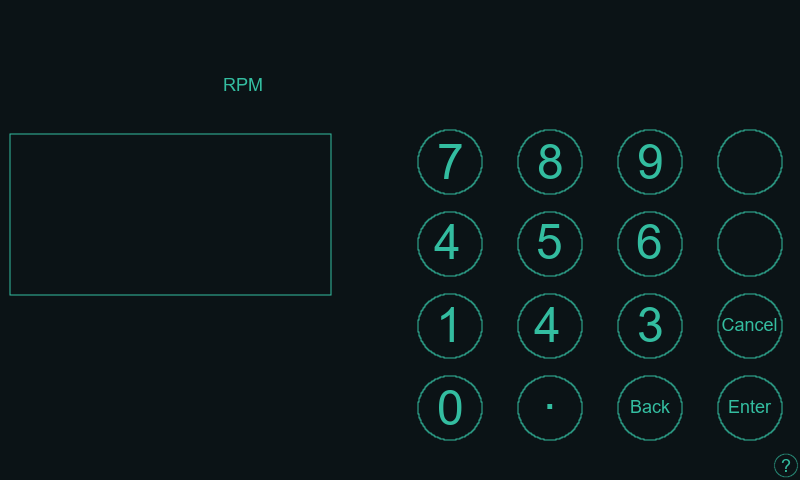
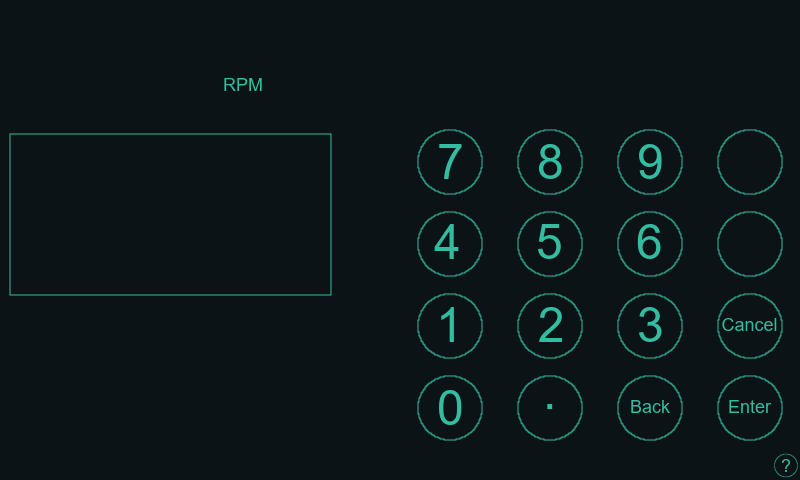
Layered file, before and after one edit (800x480). Changes by layer:
renamed "4 #1" to "2", painted on it over [534, 307, 562, 342]
